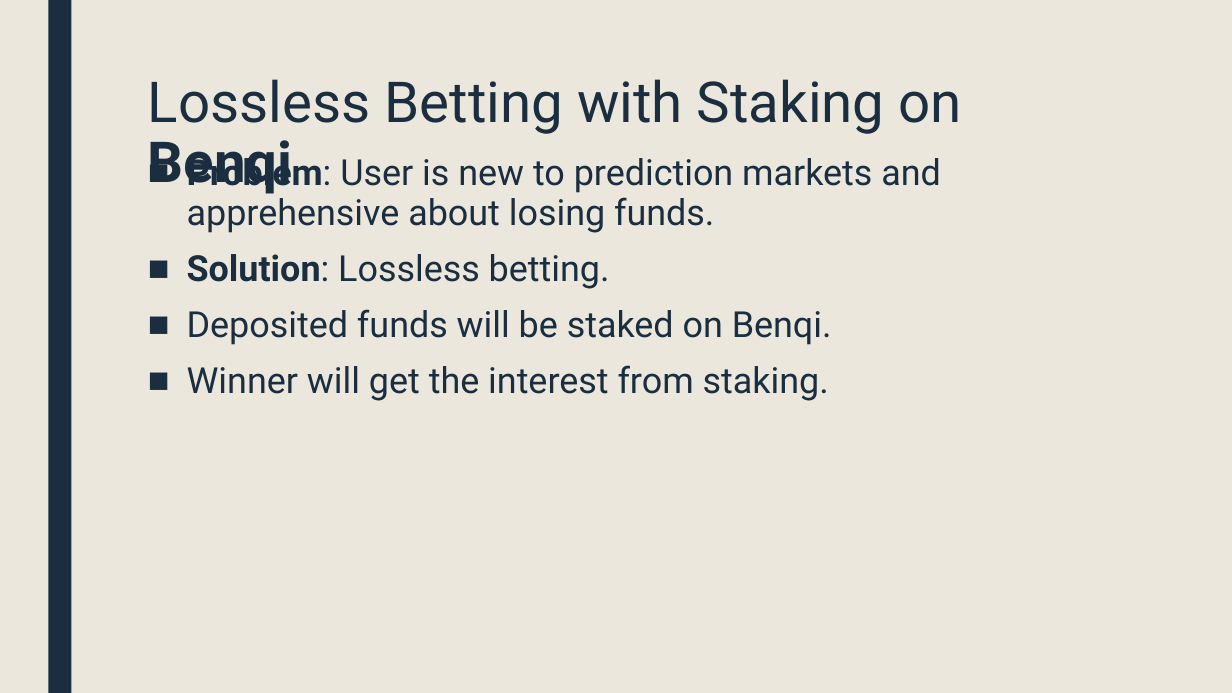
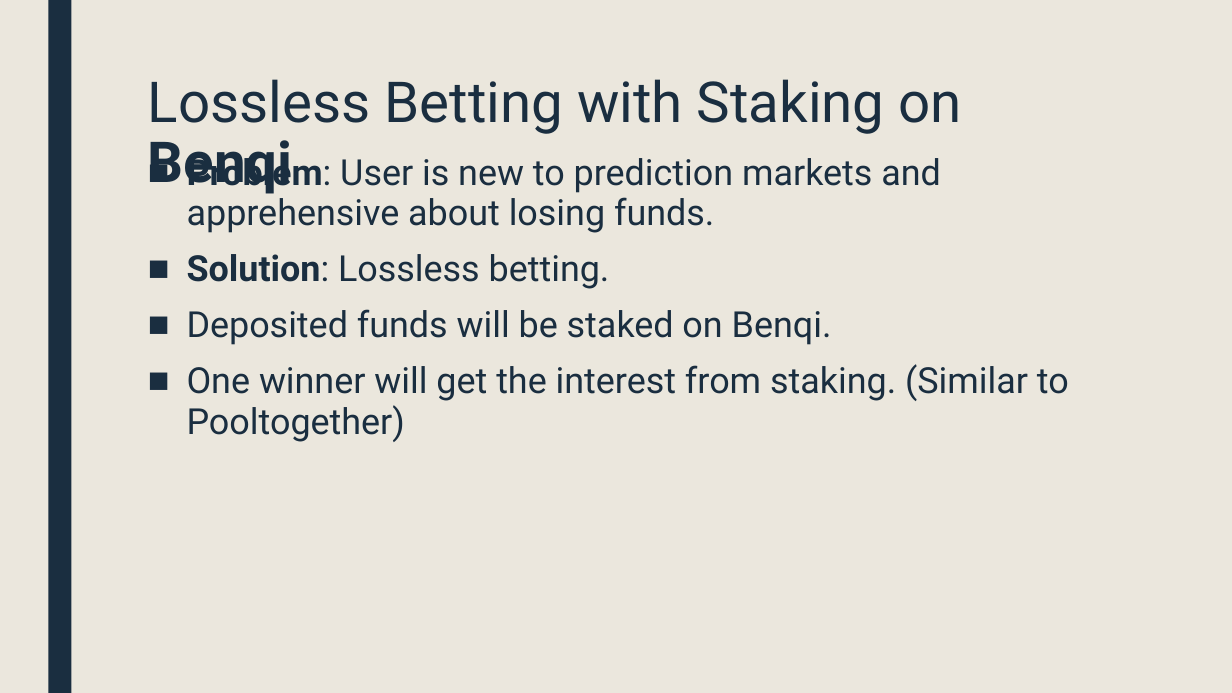
Before and after one commit to Baraa42/footy-oracle, a slide deck: slide 16 of FootyOracle-MoralisAvax.pptx. Drawn at 1232x693 pixels with LibreOffice and Linux fonts; fonts in the diff are those of the drawing. Boxes give left, top, right and bottom in pixels: in the first picture for what was removed or moved away, otherwise in the second. Text is boxed around its words. In the diff, an @@ line names an element or a change of style, - is before the commit and + after.

```diff
--- a/FootyOracle-MoralisAvax.pptx
+++ b/FootyOracle-MoralisAvax.pptx
@@ text at [187, 364, 1069, 442]: text changed @@
-■ Winner will get the interest from staking.
+■ One winner will get the interest from staking. (Similar to Pooltogether)
```
Also in this commit, not shown: 2 other slides changed, 3 slides added.
